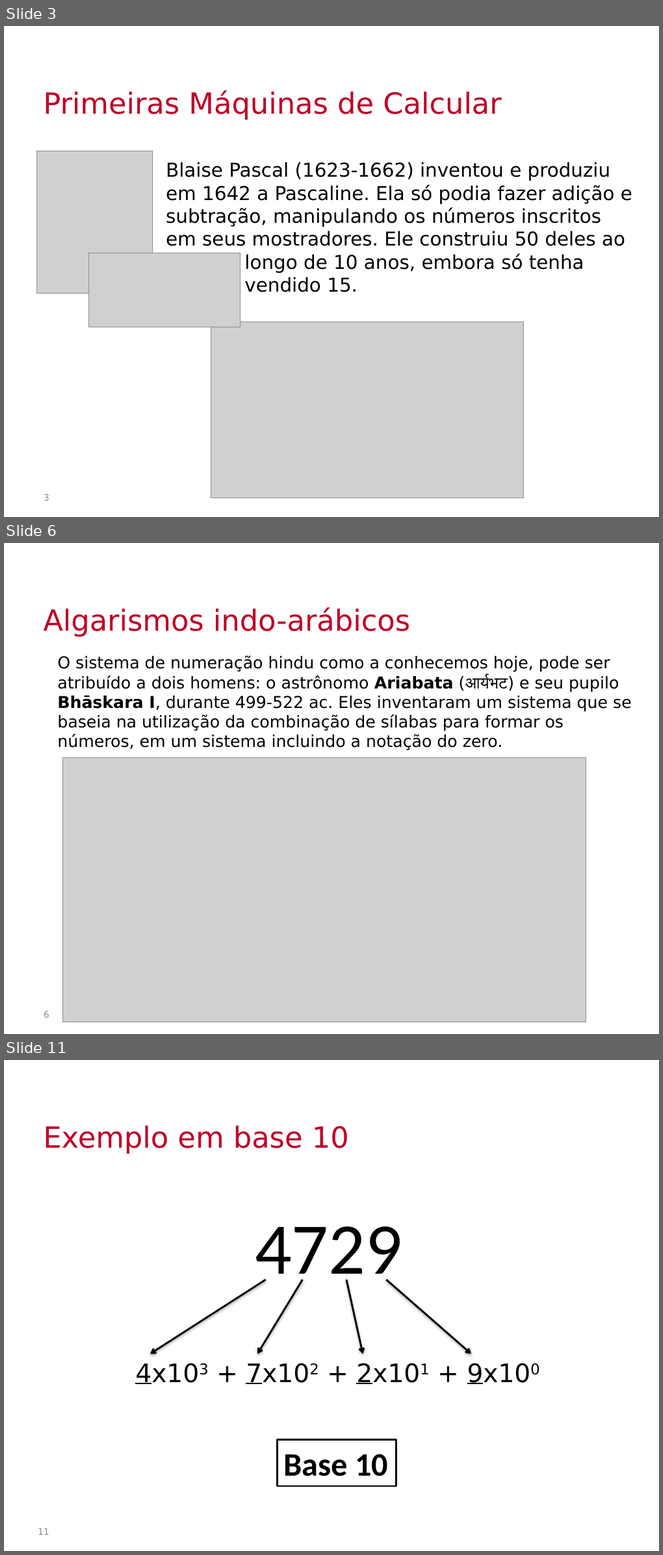
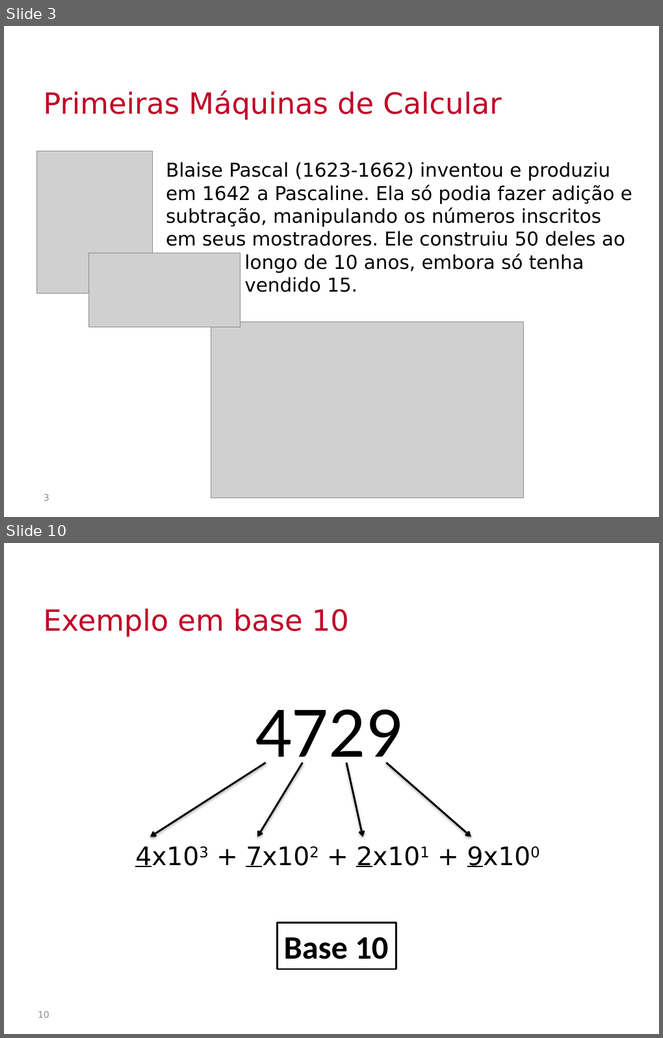
Before and after one commit to Insper/bits-e-proc, a slide deck: docs-src/slides/conteudoDadosDigitais.pptx. Shown one above the other, each under a label of ours: slides 3, 6 and 11 before the commit, slides 3 and 10 after it; the slides between them are not shown. The pictures are 663x1555 and 663x1038 pixels, drawn with LibreOffice and Linux fonts; fonts in the diff are those of the drawing; grey boxes stand for pictures; background and template pictures are left out. Boxes give left, top, right and bottom in pixels: in the first picture for what was removed or moved away, otherwise in the second. Text is boxed around its words. In the diff, an @@ line names an element or a change of style, - is before the commit and + after.

```diff
--- a/docs-src/slides/conteudoDadosDigitais.pptx
+++ b/docs-src/slides/conteudoDadosDigitais.pptx
@@ slide 6 removed at (x1=4, y1=543, x2=659, y2=1034), background picture (left out) @@
@@ title removed at (x1=43, y1=607, x2=410, y2=637) @@
-Algarismos indo-arábicos
@@ text removed at (x1=57, y1=655, x2=632, y2=750) @@
-O sistema de numeração hindu como a conhecemos hoje, pode ser atribuído a dois homens: o astrônomo Ariabata (आर्यभट) e seu pupilo Bhāskara I, durante 499-522 ac. Eles inventaram um sistema que se baseia na utilização da combinação de sílabas para formar os números, em um sistema incluindo a notação do zero.
@@ picture removed at (x1=63, y1=758, x2=586, y2=1023) @@
@@ page number removed at (x1=44, y1=1011, x2=50, y2=1018) @@
-6
@@ what was slide 11 is now slide 10 @@
@@ page number at (x1=38, y1=1011, x2=50, y2=1018): text changed @@
-11
+10
```
Also in this commit, not shown: 18 slides changed, 2 slides added, 1 other slide removed, 1 other file.
